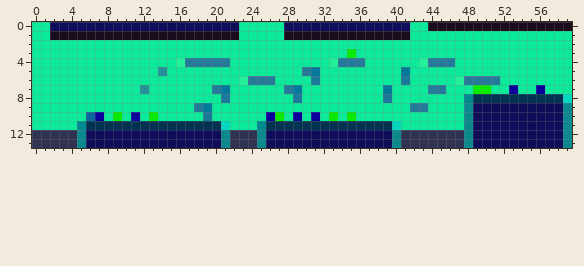
Two states of a pixel-art sprite, res/lvls/9.png. The first picture shows the starting point.
The file is 60x14 pixels. Colours within 5 levels of each other are drawn and written as one.
After the commit:
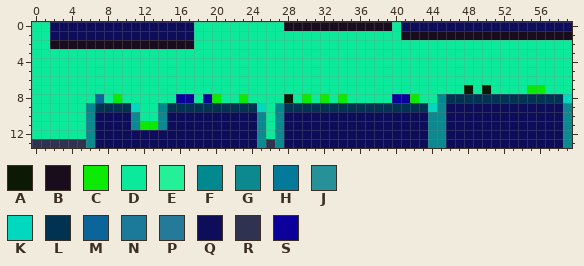
Palette (. is transparent): A #0b1905  B #190d1d  C #0bea03  D #0bea9a  E #24f09a  F #00898e  G #0c898e  H #037a9a  J #27919a  K #02d8c0  L #013251  M #0b649a  N #1b7a9a  P #257a9a  Q #0d0d5a  R #303251  S #0b009a
From old to new:
@@ x 0..59 @@
- 0 DDQQQQQQQQQQQQQQQQQQQQQDDDDDQQQQQQQQQQQQQQDDBBBBBBBBBBBBBBBB
- 1 DDBBBBBBBBBBBBBBBBBBBBBDDDDDBBBBBBBBBBBBBBDDDDDDDDDDDDDDDDDD
- 2 DDDDDDDDDDDDDDDDDDDDDDDDDDDDDDDDDDDDDDDDDDDDDDDDDDDDDDDDDDDD
- 3 DDDDDDDDDDDDDDDDDDDDDDDDDDDDDDDDDDDCDDDDDDDDDDDDDDDDDDDDDDDD
- 4 DDDDDDDDDDDDDDDDEPPPPPDDDDDDDDDDDEPPPDDDDDDEPPPDDDDDDDDDDDDD
- 5 DDDDDDDDDDDDDDJDDDDDDDDDDDDDDDPHDDDDDDDDDHDDDDDDDDDDDDDDDDDD
- 6 DDDDDDDDDDDDDDDDDDDDDDDEPPPDDDDNDDDDDDDDDNDDDDDEPPPPDDDDDDDD
- 7 DDDDDDDDDDDDJDDDDDDDPHDDDDDDPHDDDDDDDDDHDDDDPPDDDCCDDSDDSDDD
- 8 DDDDDDDDDDDDDDDDDDDDDNDDDDDDDNDDDDDDDDDNDDDDDDDDFLLLLLLLLLLK
- 9 DDDDDDDDDDDDDDDDDDPHDDDDDDDDDDDDDDDDDDDDDDPPDDDDGQQQQQQQQQQG
-10 DDDDDDMSDCDSDCDDDDDNDDDDDDSCDSDSDCDCDDDDDDDDDDDDGQQQQQQQQQQG
-11 DDDDDFLLLLLLLLLLLLLLLKDDDFLLLLLLLLLLLLLLKDDDDDDDGQQQQQQQQQQG
-12 RRRRRGQQQQQQQQQQQQQQQGRRRGQQQQQQQQQQQQQQGRRRRRRRGQQQQQQQQQQG
-13 RRRRRGQQQQQQQQQQQQQQQGRRRGQQQQQQQQQQQQQQGRRRRRRRGQQQQQQQQQQG
+ 0 DDQQQQQQQQQQQQQQQQDDDDDDDDDDBBBBBBBBBBBBDQQQQQQQQQQQQQQQQQQQ
+ 1 DDQQQQQQQQQQQQQQQQDDDDDDDDDDDDDDDDDDDDDDDBBBBBBBBBBBBBBBBBBB
+ 2 DDBBBBBBBBBBBBBBBBDDDDDDDDDDDDDDDDDDDDDDDDDDDDDDDDDDDDDDDDDD
+ 3 DDDDDDDDDDDDDDDDDDDDDDDDDDDDDDDDDDDDDDDDDDDDDDDDDDDDDDDDDDDD
+ 4 DDDDDDDDDDDDDDDDDDDDDDDDDDDDDDDDDDDDDDDDDDDDDDDDDDDDDDDDDDDD
+ 5 DDDDDDDDDDDDDDDDDDDDDDDDDDDDDDDDDDDDDDDDDDDDDDDDDDDDDDDDDDDD
+ 6 DDDDDDDDDDDDDDDDDDDDDDDDDDDDDDDDDDDDDDDDDDDDDDDDDDDDDDDDDDDD
+ 7 DDDDDDDDDDDDDDDDDDDDDDDDDDDDDDDDDDDDDDDDDDDDDDDDADADDDDCCDDD
+ 8 DDDDDDDMDCDDDDDDSSDSCDDCDDDDADCDCDCDDDDDSSCDDFLLLLLLLLLLLLLK
+ 9 DDDDDDFLLLLKDDFLLLLLLLLLLKDFLLLLLLLLLLLLLLLLKGQQQQQQQQQQQQQG
+10 DDDDDDGQQQQGDDGQQQQQQQQQQGDGQQQQQQQQQQQQQQQQGGQQQQQQQQQQQQQG
+11 DDDDDDGQQQQGCCGQQQQQQQQQQGDGQQQQQQQQQQQQQQQQGGQQQQQQQQQQQQQG
+12 DDDDDDGQQQQQQQQQQQQQQQQQQGDGQQQQQQQQQQQQQQQQGGQQQQQQQQQQQQQG
+13 RRRRRRGQQQQQQQQQQQQQQQQQQGRGQQQQQQQQQQQQQQQQGGQQQQQQQQQQQQQG
Pixel boxes of the changes (left, top, right, bottom) in both pictures:
changed: (32, 22, 572, 148)
